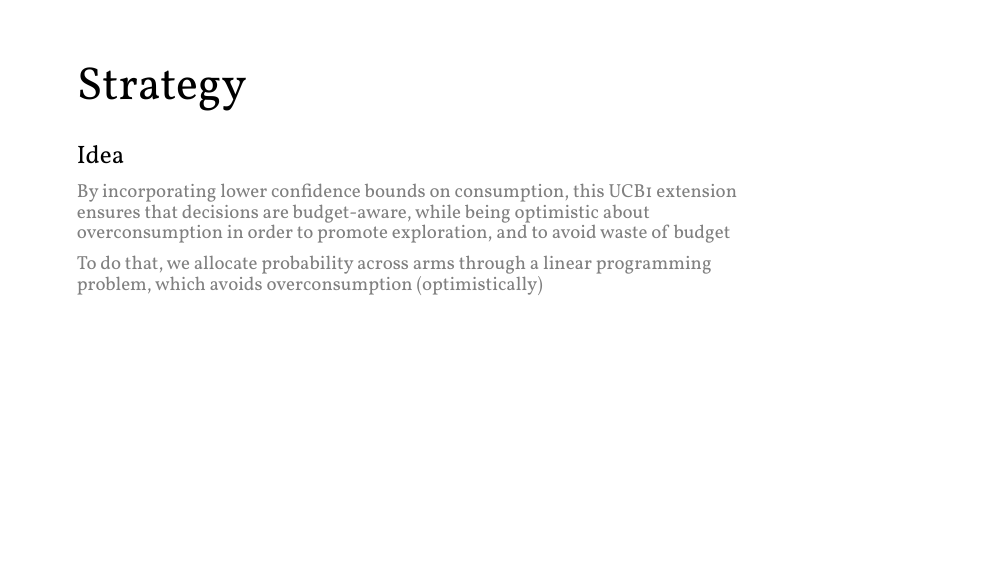
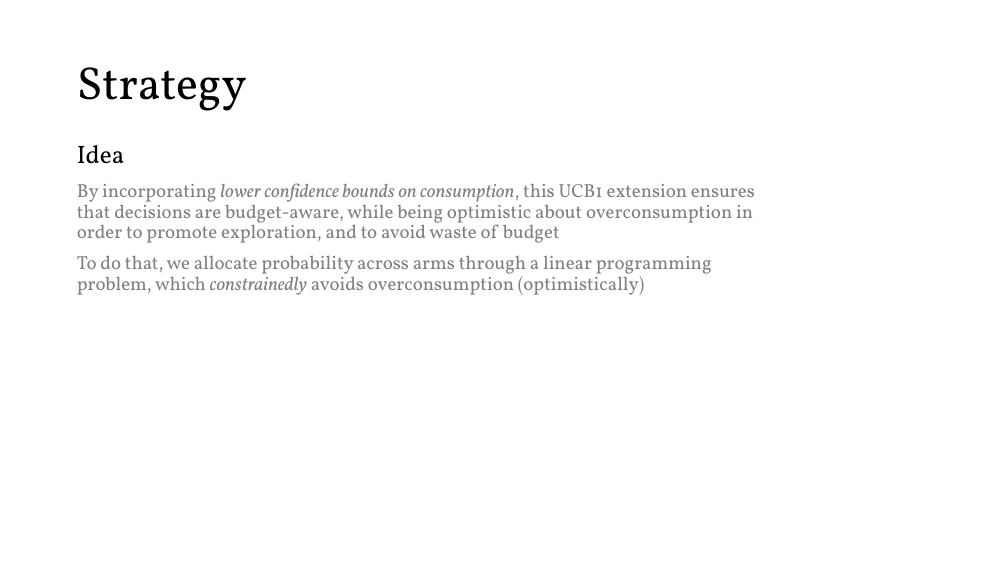
Before and after one commit to peetceenatoo/online-learning, a slide deck: slide 10 of Slides.pptx. Drawn at 1008x567 pixels with LibreOffice and Linux fonts; fonts in the diff are those of the drawing. Boxes give left, top, right and bottom in pixels: in the first picture for what was removed or moved away, otherwise in the second. Text is boxed around its words. In the diff, an @@ line names an element or a change of style, - is before the commit and + after.

```diff
--- a/Slides.pptx
+++ b/Slides.pptx
@@ text at <box>77,183,755,243</box>: italic on in "lower confidence bounds on consumption," @@
@@ text at <box>77,255,712,295</box>: text changed @@
-To do that, we allocate probability across arms through a linear programming problem, which avoids overconsumption (optimistically)
+To do that, we allocate probability across arms through a linear programming problem, which constrainedly avoids overconsumption (optimistically)
```
Also in this commit, not shown: 13 other slides changed, 9 slides added, 1 other file.
